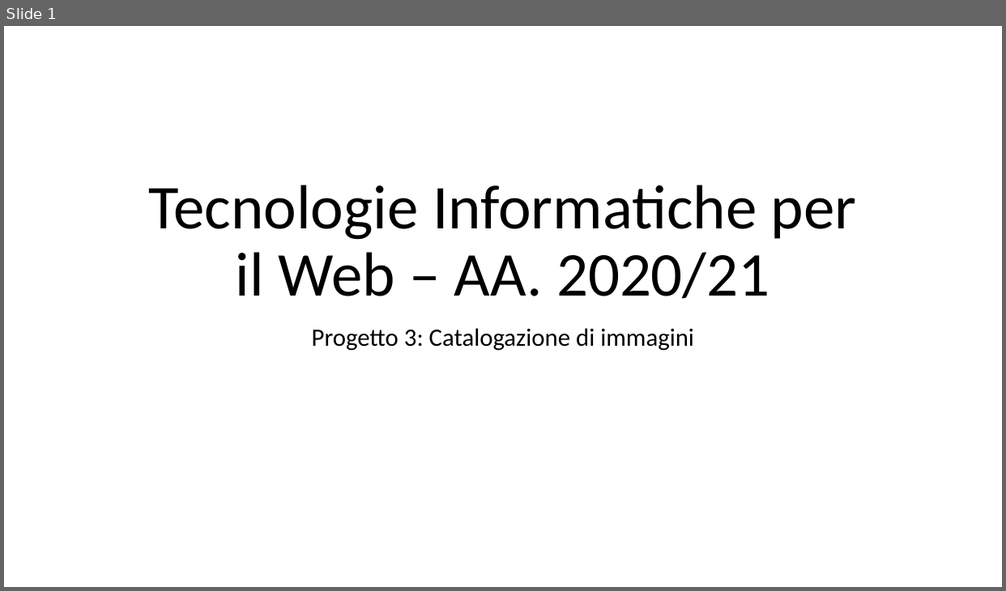
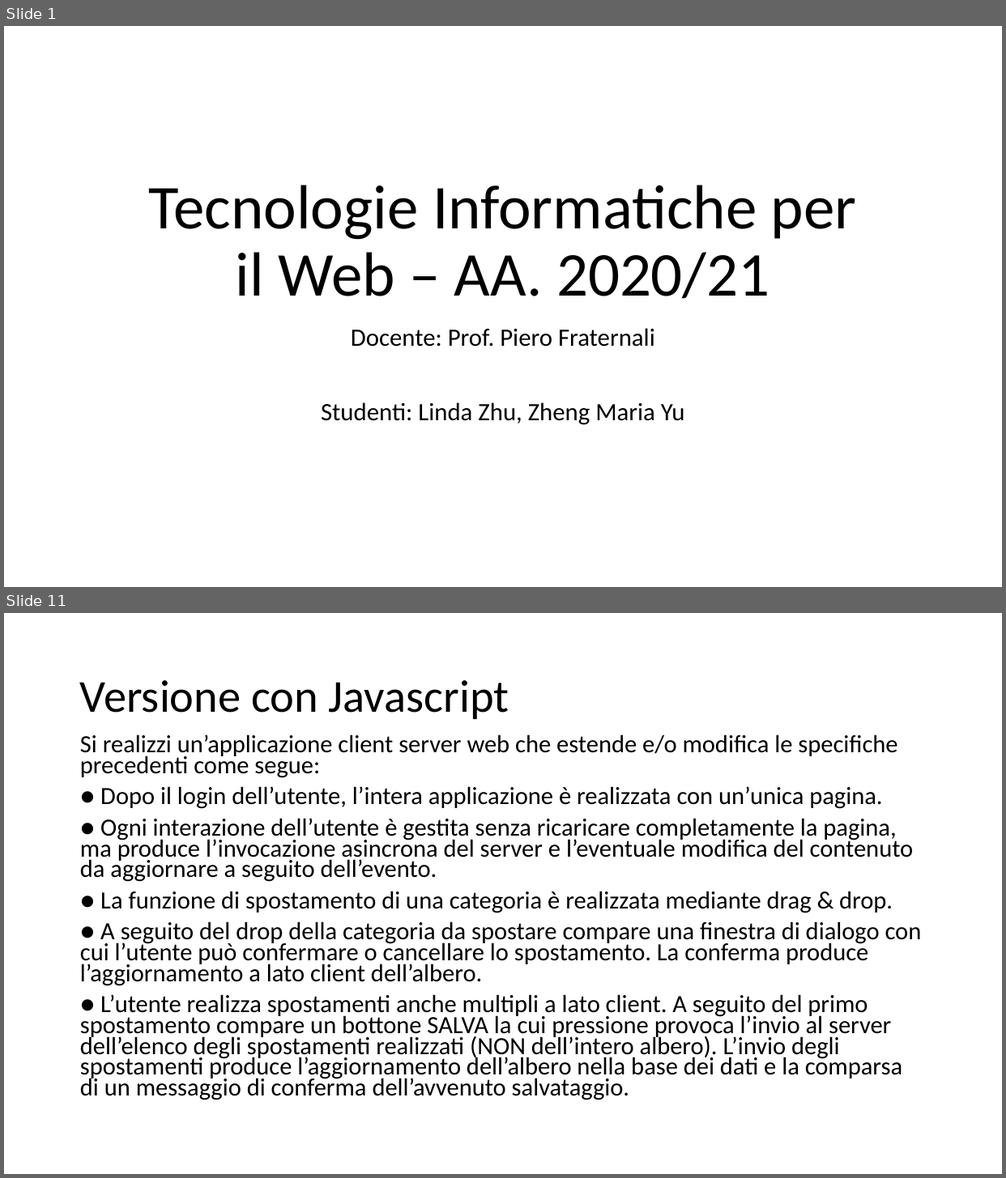
Before and after one commit to Trixyz28/TIW-ImgCatalog, a slide deck: Documents/TIWProject.pptx. Shown one above the other, each under a label of ours: slide 1 before the commit, slides 1 and 11 after it; the slides between them are not shown. The pictures are 1006x591 and 1006x1178 pixels, drawn with LibreOffice and Linux fonts; fonts in the diff are those of the drawing. Boxes give left, top, right and bottom in pixels: in the first picture for what was removed or moved away, otherwise in the second. Text is boxed around its words. In the diff, an @@ line names an element or a change of style, - is before the commit and + after.

Commit message:
Login phase init

```diff
--- a/Documents/TIWProject.pptx
+++ b/Documents/TIWProject.pptx
@@ slide 11 added at <box>4,613,1002,1174</box>, background #FFFFFF @@
@@ title added at <box>80,680,509,719</box>, 44 pt, text #000000 @@
+Versione con Javascript
@@ text added at <box>80,735,922,1101</box>, 23.8 pt, text #000000 @@
+Si realizzi un’applicazione client server web che estende e/o modifica le specifiche precedenti come segue:
+● Dopo il login dell’utente, l’intera applicazione è realizzata con un’unica pagina.
+● Ogni interazione dell’utente è gestita senza ricaricare completamente la pagina, ma produce l’invocazione asincrona del server e l’eventuale modifica del contenuto da aggiornare a seguito dell’evento.
+● La funzione di spostamento di una categoria è realizzata mediante drag & drop.
+● A seguito del drop della categoria da spostare compare una finestra di dialogo con cui l’utente può confermare o cancellare lo spostamento. La conferma produce l’aggiornamento a lato client dell’albero.
+● L’utente realizza spostamenti anche multipli a lato client. A seguito del primo spostamento compare un bottone SALVA la cui pressione provoca l’invio al server dell’elenco degli spostamenti realizzati (NON dell’intero albero). L’invio degli spostamenti produce l’aggiornamento dell’albero nella base dei dati e la comparsa di un messaggio di conferma dell’avvenuto salvataggio.
@@ slide 1 changed as well @@
@@ subtitle at <box>321,328,685,425</box>: text changed @@
-Progetto 3: Catalogazione di immagini
+Docente: Prof. Piero Fraternali
+Studenti: Linda Zhu, Zheng Maria Yu
```
Also in this commit, not shown: 1 other slide changed, 9 other slides added, 6 other files.
